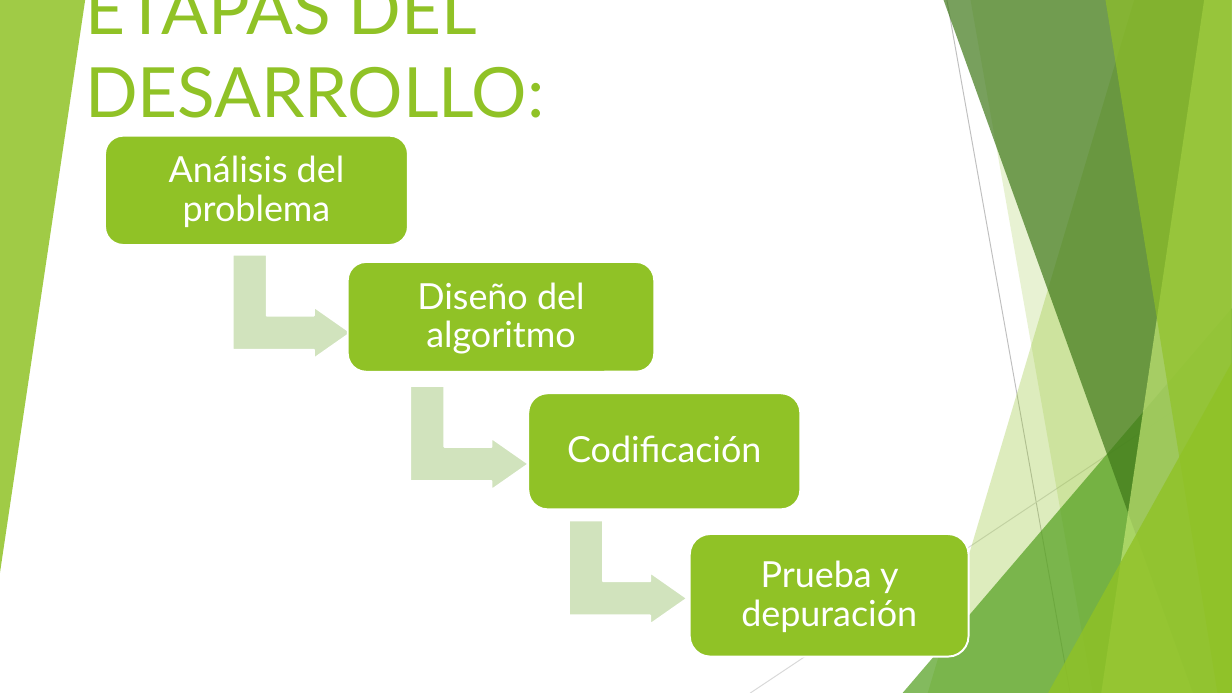
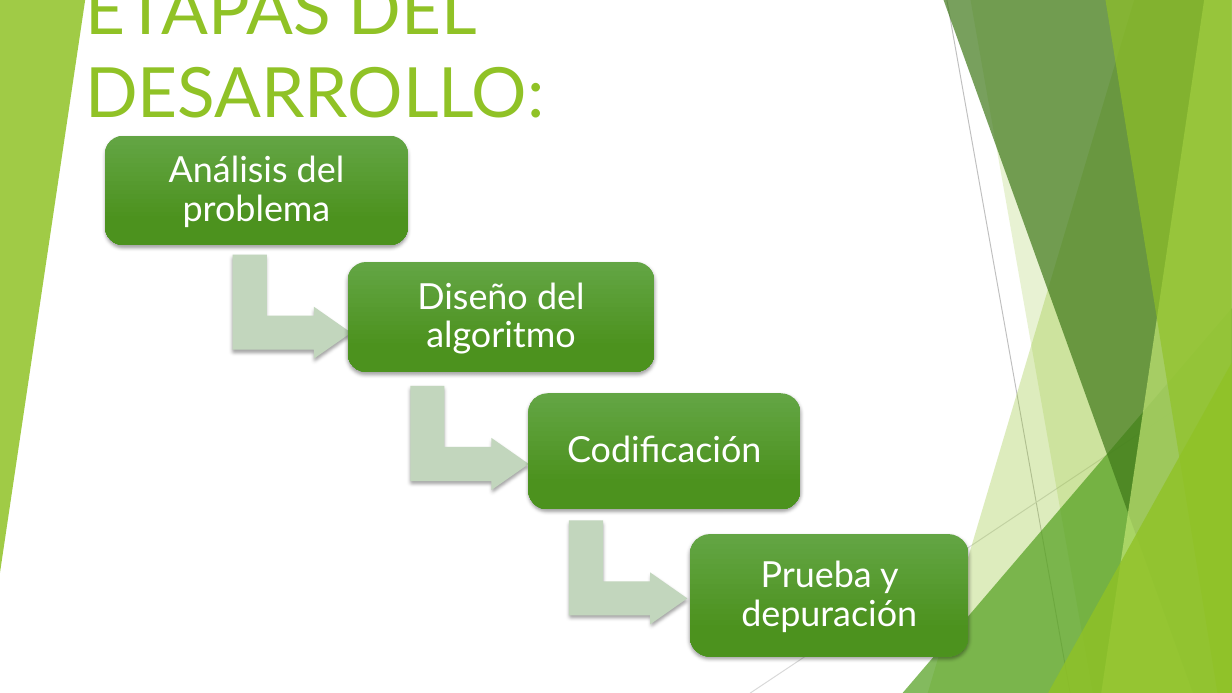
Before and after one commit to mariela21180/institucional-cfp, a slide deck: slide 3 of - Presentacion/Filminas.pptx. Drawn at 1232x693 pixels with LibreOffice and Linux fonts; fonts in the diff are those of the drawing. Boxes give left, top, right and bottom in pixels: in the first picture for what was removed or moved away, otherwise in the second. Text is boxed around its words. In the diff, an @@ line names an element or a change of style, - is before the commit and + after.

```diff
--- a/- Presentacion/Filminas.pptx
+++ b/- Presentacion/Filminas.pptx
@@ fill #D1E3BE to #C3D6BD; outline #FFFFFF 1.5 pt to none; shadow on in 3 elements at (233, 255, 352, 359), (411, 386, 529, 490), (569, 520, 687, 624) @@
@@ fill #90C226 to gradient #63A545 to #4D921E; outline #FFFFFF 1.5 pt to none; shadow on in 4 elements at (105, 136, 409, 245), (348, 262, 654, 372), (529, 394, 800, 510), (690, 534, 970, 657) @@
```
Also in this commit, not shown: 3 other slides changed, 6 slides added.
